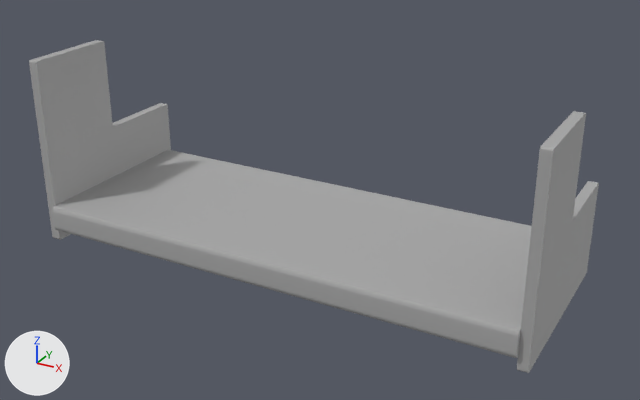
The FBX model Assets/3D Models/FBX_Models/Shelf.fbx: old version first, new version second.
One viewpoint serves both versions: a 50 mm lens placed at (0.0077, -0.0352, 0.02), pointed at (-0.0116, -0.0001, 0.0024). Every picture has the same lights, and +X, +Y and +Z are marked at lower left. Where no turn or scale is listed for an object, it has been applied to the vertices.

Script lines for the objects in view, before the commit:
```python
me_mesh = bpy.data.meshes.new('Mesh')
me_mesh.from_pydata(...)  # 20 vertices, 18 faces; spans x -0.025..0.0, y -0.0098..0.0, z -0.0014..0.0
me_mesh.materials.append(mat_standardsurface1)  # grey #aaaaaa
me_mesh_001 = bpy.data.meshes.new('Mesh.001')
me_mesh_001.from_pydata(...)  # 126 vertices, 132 faces; spans x -0.02..0.02, y -0.49..0.49, z -0.75..0.75
me_mesh_001.materials.append(mat_standardsurface1)  # grey #aaaaaa
ob_base = bpy.data.objects.new('Base', me_mesh)
ob_base.location = (0.0, 0.00498, 0.001)
ob_left_side = bpy.data.objects.new('Left_Side', me_mesh_001)
ob_left_side.parent = ob_sides
ob_left_side.location = (-1.275, 0.0, -0.0211)
ob_sides = bpy.data.objects.new('Sides', None)
ob_sides.parent = ob_shelf
ob_sides.location = (1.275, 0.353, 0.771)
# also in view: 'Right_Side' at (0.0002, 0.0003, 0.0038)
```
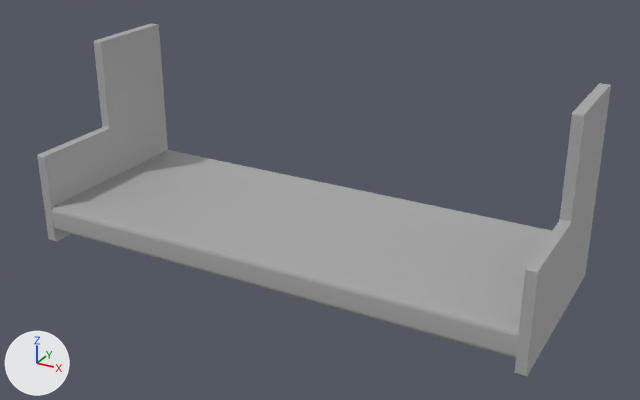
ob_sides is not drawn itself; it is the parent of ob_right_side, ob_left_side.

Where the newer file only moved an object's origin or applied its transform, the numbers keep the older frame.

The edits, one by one:
Object 'Sides' (ob_sides) turns from (0, 0, 0) to (0, -180, 0) degrees about x, y and z.

What differs and where, as boxes (x1, y1, x2, y2) in the pictures (640 x 400 px):
'Left_Side', turned: before (29, 40, 171, 240); after (514, 83, 611, 377)
'Right_Side', turned: before (517, 111, 599, 373); after (37, 23, 168, 242)
